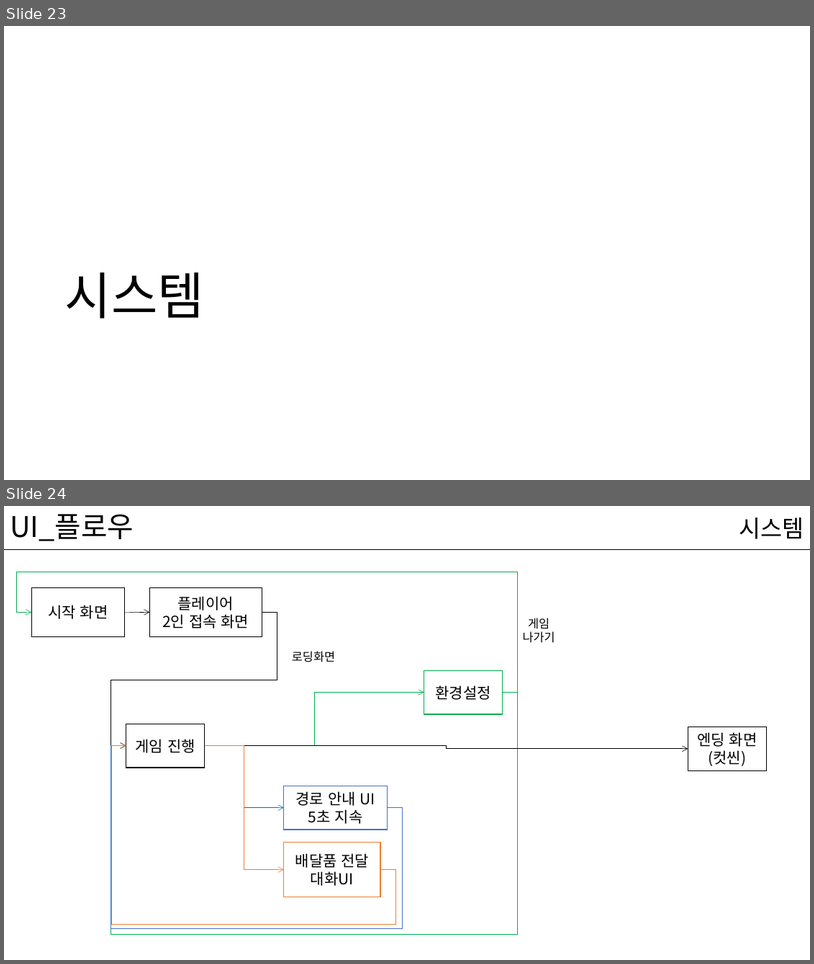
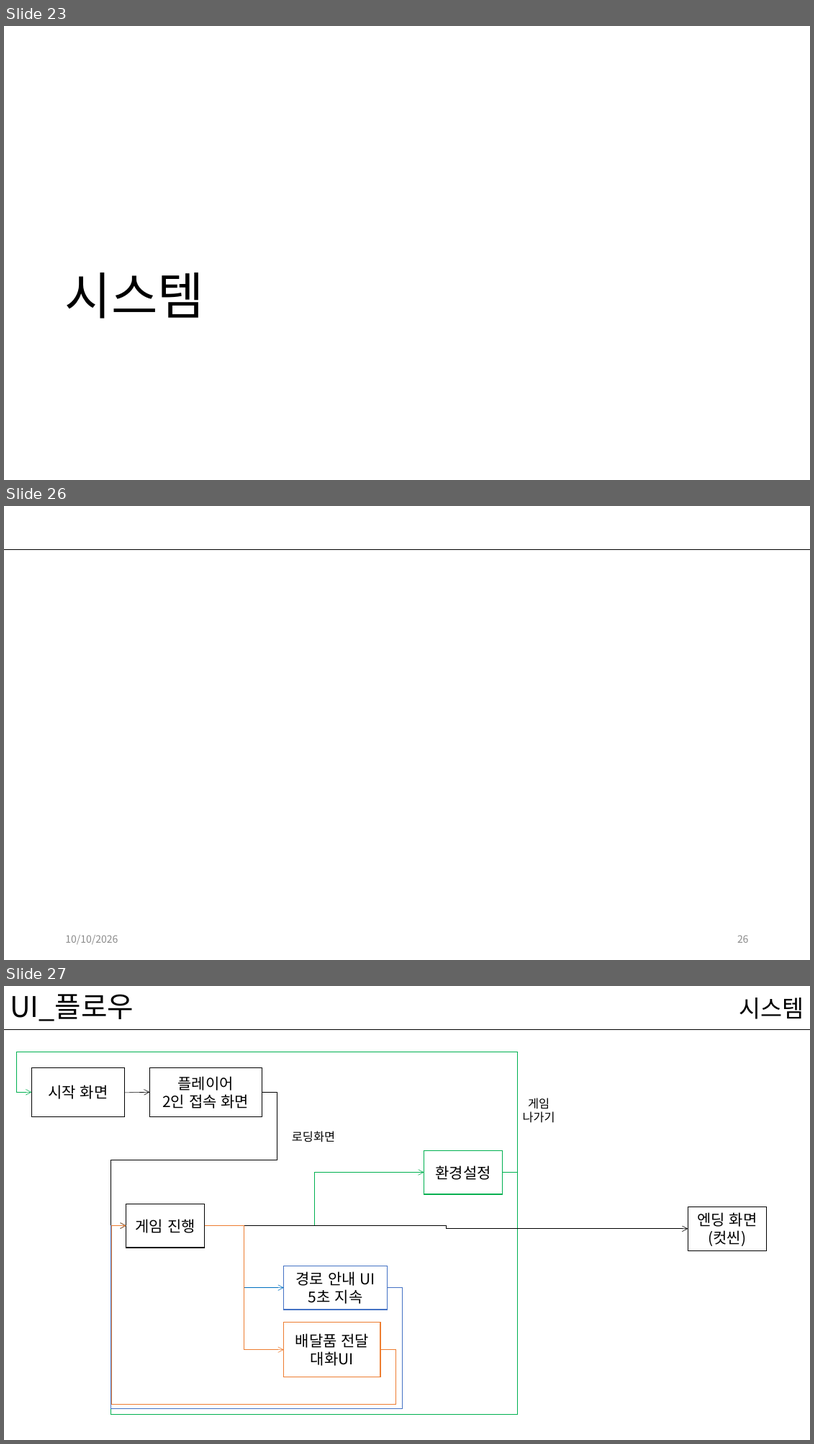
Before and after one commit to kwakyerin/2026_Graduation_Project, a slide deck: documents/HyunahKwon/design/designing/for_teammates/배트와 달트_기획서.pptx. Shown one above the other, each under a label of ours: slides 23 and 24 before the commit, slides 23, 26 and 27 after it; the slides between them are not shown. The pictures are 814x964 and 814x1444 pixels, drawn with LibreOffice and Linux fonts; fonts in the diff are those of the drawing. Boxes give left, top, right and bottom in pixels: in the first picture for what was removed or moved away, otherwise in the second. Text is boxed around its words. In the diff, an @@ line names an element or a change of style, - is before the commit and + after.

```diff
--- a/documents/HyunahKwon/design/designing/for_teammates/배트와 달트_기획서.pptx
+++ b/documents/HyunahKwon/design/designing/for_teammates/배트와 달트_기획서.pptx
@@ slide 26 added at bbox=[4, 506, 810, 960], background #FFFFFF; not listed: 1 template element that a slide beside it also shows @@
@@ text added at bbox=[65, 934, 118, 944], 12 pt, text #8C8C8C @@
+10/10/2026
@@ page number added at bbox=[738, 934, 749, 942], 12 pt, text #8C8C8C @@
+26
@@ what was slide 24 is now slide 27 @@
```
Also in this commit, not shown: 29 slides changed, 2 other slides added, 4 other files.
